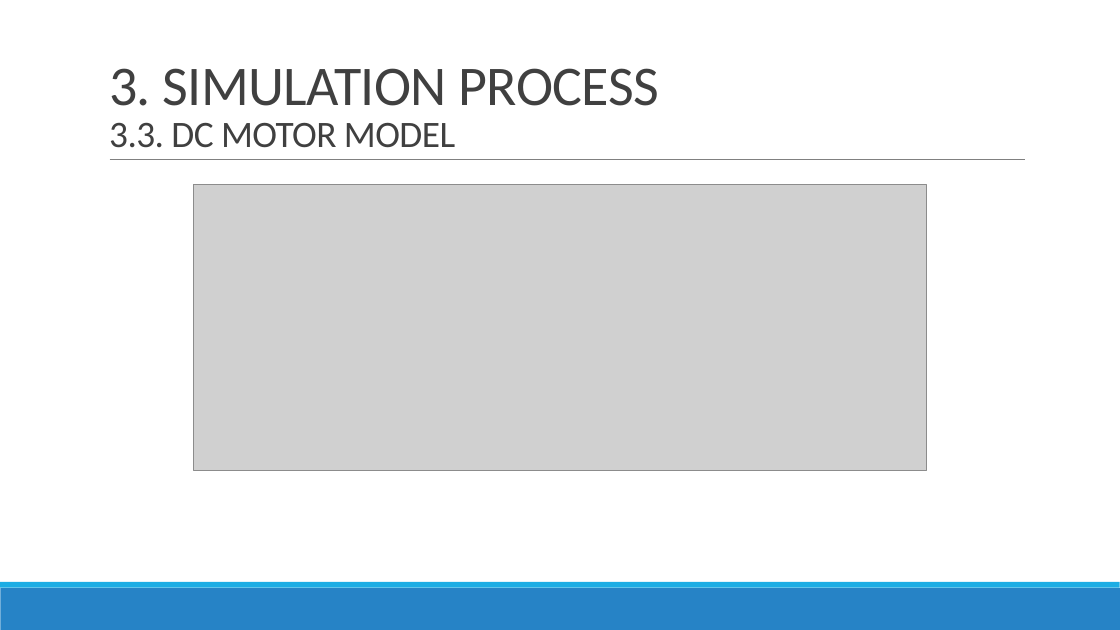
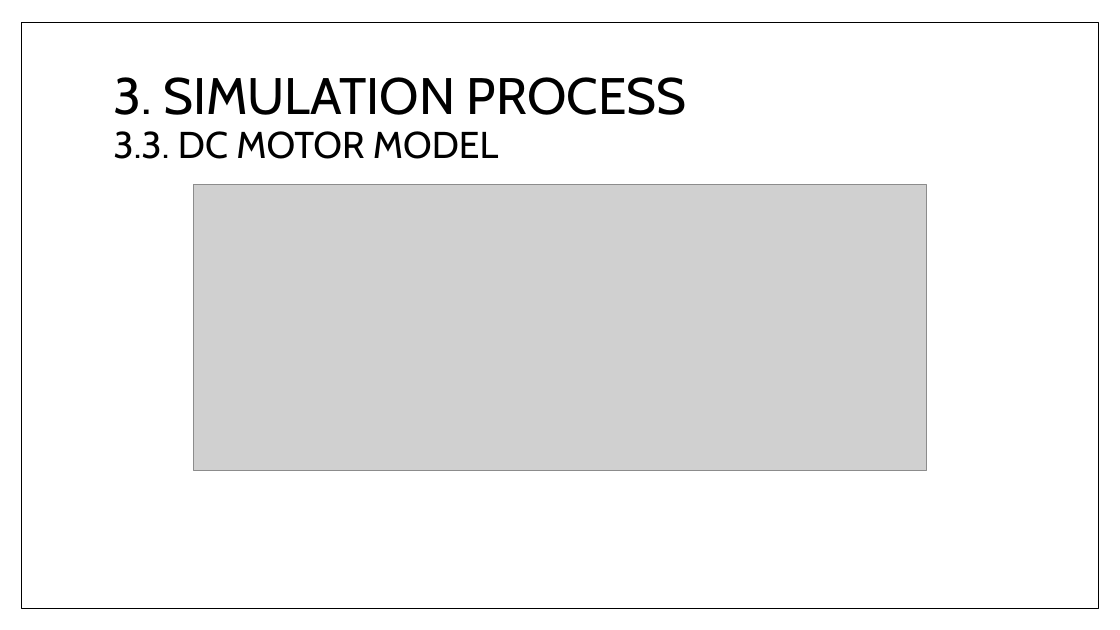
Before and after one commit to Bminhhh/CapsoneProject, a slide deck: slide 10 of duy/CAPSTONE PROJECT/CAPSTONE PROJECT REPORT.pptx. Drawn at 1120x630 pixels with LibreOffice and Linux fonts; fonts in the diff are those of the drawing; grey boxes stand for pictures. Boxes give left, top, right and bottom in pixels: in the first picture for what was removed or moved away, otherwise in the second. Text is boxed around its words. In the diff, an @@ line names an element or a change of style, - is before the commit and + after.

```diff
--- a/duy/CAPSTONE PROJECT/CAPSTONE PROJECT REPORT.pptx
+++ b/duy/CAPSTONE PROJECT/CAPSTONE PROJECT REPORT.pptx
@@ rectangle added at box(21, 23, 1098, 608), fill #FFFFFF, outline #000000 1 pt @@
@@ title "3. SIMULATION PROCESS 3.3. DC ...": place and size @@
-title "3. SIMULATION PROCESS 3.3. DC ..." at box(109, 68, 659, 148)
+title "3. SIMULATION PROCESS 3.3. DC ..." at box(113, 77, 687, 159)
@@ title "3. SIMULATION PROCESS 3.3. DC ..." at box(113, 77, 687, 159): size 48 to 44 pt in "3. SIMULATION PROCESS"; font Calibri to Cabin, text colour #404040 to #000000, letter spacing -0.5 to 0 pt; line spacing 0.85 to 0.9; vertical alignment bottom to middle @@
@@ line removed from (110, 160) to (1026, 160) @@
@@ rectangle removed at box(0, 588, 1120, 630) @@
@@ rectangle removed at box(0, 582, 1120, 588) @@
```
Also in this commit, not shown: 17 other slides changed, 2 slides added, 2 slides removed, 7 other files.
